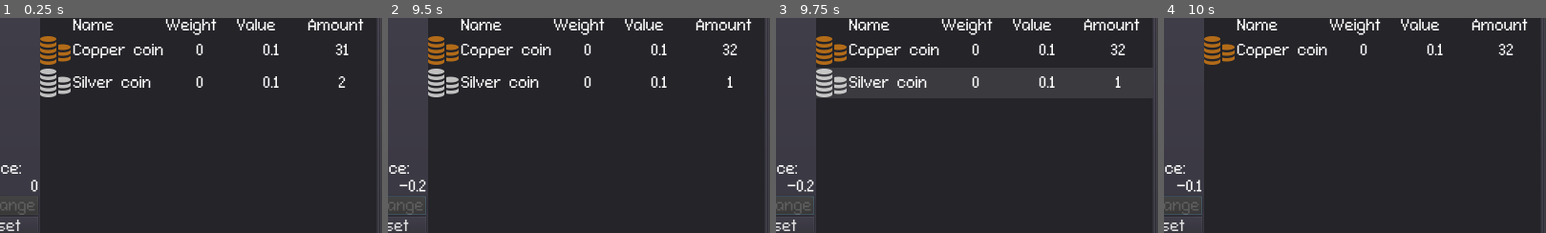
Above: before the commit, frames 1-4 (left to right).
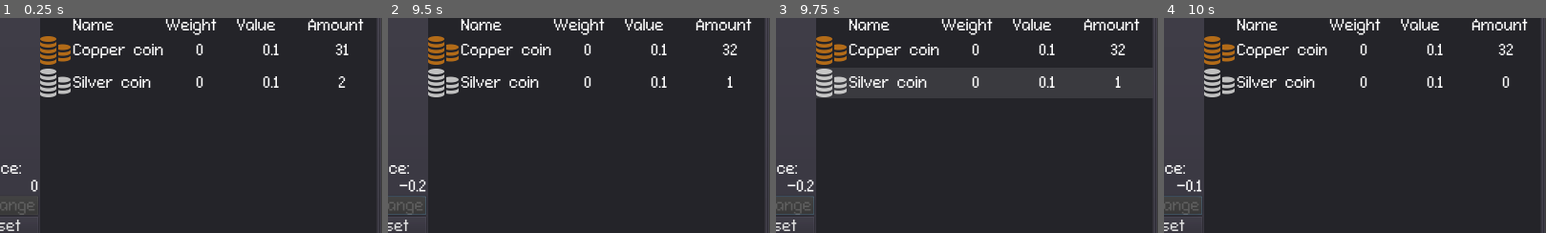
Above: after the commit, the same moments.

Repository: cheesefish/happy_merchant
Game: Godot game, scene res://scenes/GUI.tscn
Two runs of this game, one before a commit and one after it. Both use one fixed random seed, a clock stepped at 60 frames per second and the inputs below.
Inputs (mouse positions are % of the whole screen's width and height, from its top left):
- Up to frame 1 (0.25 s): no input
- Up to frame 2 (9.5 s): click "Reset" at 0.5 s; move the mouse to (72, 45) at 1.27 s; hold Shift 1.28-2.03 s; click (72, 45) at 1.42 s; tap Ctrl at 1.55, 2.1, 3.05, 4.35, 5.3, 5.85, 6.8, 7.35, 8.3, 8.85 s; move the mouse to (30, 55) at 2.02 s; click (30, 55) at 2.17 s; tap Shift at 2.3, 4.55, 6.05, 7.55, 9.05 s; move the mouse to (60, 28) at 2.77 s; hold Shift 2.78-3.5 s; click (60, 28) at 2.92 s; click "Exchange" at 3.5 s; tap Enter at 4.25, 5.75, 7.25 s; move the mouse to (45, 70) at 4.27 s; click (45, 70) at 4.42 s; tap Space at 5, 6.5, 8 s; move the mouse to (80, 65) at 5.02 s; hold Shift 5.03-5.78 s; click (80, 65) at 5.17 s; move the mouse to (20, 35) at 5.77 s; click (20, 35) at 5.92 s; move the mouse to (55, 50) at 6.52 s; hold Shift 6.53-7.28 s; click (55, 50) at 6.67 s; move the mouse to (35, 25) at 7.27 s; click (35, 25) at 7.42 s; move the mouse to (72, 45) at 8.02 s; hold Shift 8.03-8.78 s; click (72, 45) at 8.17 s; move the mouse to (30, 55) at 8.77 s; click (30, 55) at 8.92 s
- Up to frame 3 (9.75 s): move the mouse to (60, 28) at 9.52 s; hold Shift from 9.53 s (still down); click (60, 28) at 9.67 s
- Up to frame 4 (10 s): keep holding Shift; tap Ctrl at 9.8 s
The pictures show only the part of the screen within x 50-100%, y 11-61%; the shares and areas given below are measured in that part.

Frames 1-3 are identical in both runs. In frame 4, 1.3% of the frame differs, in the area x 10-91%, y 23-37%.

Commit message:
Comment and clean Trade.gd

Diff:
--- a/scripts/Trade.gd
+++ b/scripts/Trade.gd
@@ -1,73 +1,90 @@
 extends Node
 
-const market_margin = 0.1
+# The market's cut of each trade:
+const market_margin = 0.1 # TODO: Does nothing right now
 
 func _ready():
+	# Connects item_clicked signals to their respective method below:
 	$Player/Inventory.connect("item_clicked", self, "on_Player_Inventory_item_selected")
 	$Market/Inventory.connect("item_clicked", self, "on_Market_Inventory_item_selected")
 
+# Called when an item in the player inventory is clicked
 func on_Player_Inventory_item_selected(item: InventoryItem):
-	set_diff_and_transfer_item(item, $Player/Inventory, $Market/Inventory, 1)
+	set_diff_and_transfer_item(item, $Market/Inventory, 1)
 
+# Called when an item in the market inventory is clicked
 func on_Market_Inventory_item_selected(item: InventoryItem):
-	set_diff_and_transfer_item(item, $Market/Inventory, $Player/Inventory, -1)
+	set_diff_and_transfer_item(item, $Player/Inventory, -1)
 
-func set_diff_and_transfer_item(item, origin, destination, balance_factor):
-	var difference
+# Called when either of the inventories' items are clicked.
+# Sets difference variable and then transfers item.
+func set_diff_and_transfer_item(item, destination, balance_factor):
+	var difference #number of items to be traded
 	if Input.is_key_pressed(KEY_SHIFT):
-		difference = 100
+		difference = 100 #number of items on shift-click
 	elif Input.is_key_pressed(KEY_CONTROL):
-		difference = 10
+		difference = 10 #number of items on ctrl-click
 	else:
-		difference = 1
-	transfer_item(item, origin, destination, balance_factor, difference)
+		difference = 1 #default number of items
+	transfer_item(item, destination, balance_factor, difference)
 
-func transfer_item(item, origin, destination, balance_factor, difference):
+# Handles the transfer of items from one inventory to another. (Prepare trade.)
+# INPUT:	item			= clicked item
+#			destination		= the destination inventory
+#			balance_factor	= (1|-1); decides whether the transaction adds or
+#								subtracts from the trade balance
+#			difference		= number of items to be traded
+func transfer_item(item, destination, balance_factor, difference):
+
+	# Sets the origin item's amount to its new amount:
 	var amount_before = item.get_amount()
-	if amount_before == 0: return
-
 	var amount_after = amount_before - difference
-	if amount_after <= 0:
-		if item.true_amount == 0:
-			origin.items.erase(item.get_name())
-			item.delete()
-		else:
-			item.set_amount(0)
+	if amount_after <= 0: #handles too big trades
+		item.set_amount(0)
 		difference = amount_before
 	else:
 		item.set_amount(amount_after)
 
-	var item_name = item.get_name()
-	if destination.items.has(item_name):
-		item = destination.items[item_name]
+	# Sets the destination item amount to its new amount:
+	if destination.items.has(item.get_name()):
+		item = destination.items[item.get_name()]
 		item.set_amount(item.get_amount() + difference)
-	else:
-		item = destination.add_item(item_name, difference)
+	else: #handles cases when destination doesn't have the item type yet
+		item = destination.add_item(item.get_name(), difference)
 		item.true_amount = 0
 
-	var market_value = item.get_value()# * (1 - balance_factor * market_margin)
+	# Calculates and applies new trade balance:
+	var market_value = item.get_value()
 	var balance_difference = market_value * difference * balance_factor
 	var balance_after = float($Center/BalanceValue.text) + balance_difference
-	$Center/BalanceValue.text = str(balance_after)
+	$Center/BalanceValue.text = str(balance_after) #changes the balance text
+
+	# Only allows trade if balance is positive:
 	$Center/ExchangeButton.disabled = balance_after < 0
 
+# Aborts prepared trade by returning items and resetting trade balance.
 func _on_ResetButton_pressed():
-	var items_for_deletion = {}
-	for item in $Market/Inventory.items.values():
+	reset_all_items_in_inventory($Market/Inventory)
+	reset_all_items_in_inventory($Player/Inventory)
+	$Center/BalanceValue.text = "0"
+
+# Resets every item amount for the given inventory.
+func reset_all_items_in_inventory(inventory: Inventory):
+	var items_for_deletion = {} #list for adding items to be deleted
+
+	# Resets item amounts and saves to items_for_deletion where appropriate:
+	for item in inventory.items.values():
 		if item.true_amount == 0:
-			items_for_deletion[item.get_name()] = [$Market/Inventory, item]
+			items_for_deletion[item.get_name()] = [inventory, item]
 		else:
 			item.set_amount(item.true_amount)
-	for item in $Player/Inventory.items.values():
-		if item.true_amount == 0:
-			items_for_deletion[item.get_name()] = [$Player/Inventory, item]
-		else:
-			item.set_amount(item.true_amount)
+
+	# Deletes items created during the trade preparation / item transfer:
 	for elem in items_for_deletion.values():
 		elem[0].items.erase(elem[1].get_name())
 		elem[1].delete()
-	$Center/BalanceValue.text = "0"
 
+# Executes prepared trade/transfers. Only possible with positive balance.
 func _on_ExchangeButton_pressed():
 	if not $Center/ExchangeButton.disabled:
 		for item in $Market/Inventory.items.values():
